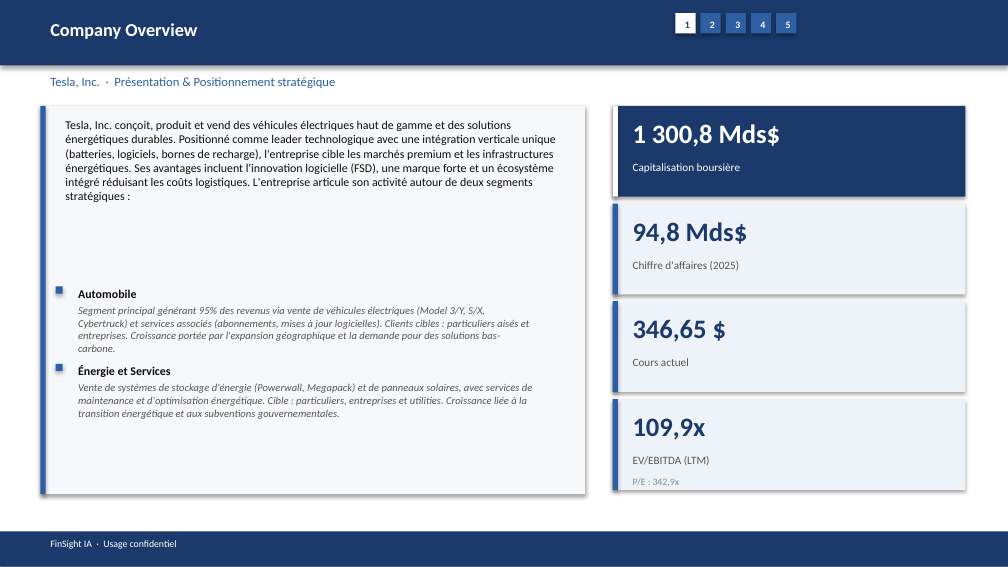
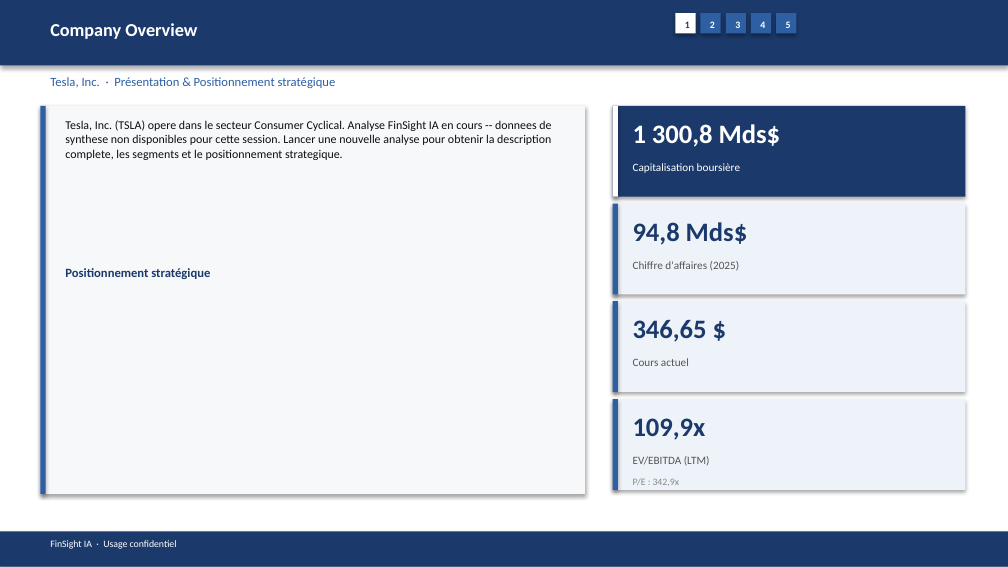
Before and after one commit to baptistejeh07-art/finsight-ia, a slide deck: slide 5 of preview/TSLA/TSLA_pitchbook.pptx. Drawn at 1008x567 pixels with LibreOffice and Linux fonts; fonts in the diff are those of the drawing. Boxes give left, top, right and bottom in pixels: in the first picture for what was removed or moved away, otherwise in the second. Text is boxed around its words. In the diff, an @@ line names an element or a change of style, - is before the commit and + after.

Commit message:
chore(preview): TSLA outputs regeneres

```diff
--- a/preview/TSLA/TSLA_pitchbook.pptx
+++ b/preview/TSLA/TSLA_pitchbook.pptx
@@ text at box(65, 120, 551, 160): text changed @@
-Tesla, Inc. conçoit, produit et vend des véhicules électriques haut de gamme et des solutions énergétiques durables. Positionné comme leader technologique avec une intégration verticale unique (batteries, logiciels, bornes de recharge), l'entreprise cible les marchés premium et les infrastructures énergétiques. Ses avantages incluent l'innovation logicielle (FSD), une marque forte et un écosystème intégré réduisant les coûts logistiques. L'entreprise articule son activité autour de deux segments stratégiques :
+Tesla, Inc. (TSLA) opere dans le secteur Consumer Cyclical. Analyse FinSight IA en cours -- donnees de synthese non disponibles pour cette session. Lancer une nouvelle analyse pour obtenir la description complete, les segments et le positionnement strategique.
@@ text added at box(65, 268, 210, 279), 9 pt, text #1B3A6B, bold @@
+Positionnement stratégique
@@ rectangle removed at box(55, 286, 62, 293) @@
@@ text removed at box(78, 289, 136, 298) @@
-Automobile
@@ text removed at box(78, 306, 530, 352) @@
-Segment principal générant 95% des revenus via vente de véhicules électriques (Model 3/Y, S/X, Cybertruck) et services associés (abonnements, mises à jour logicielles). Clients cibles : particuliers aisés et entreprises. Croissance portée par l'expansion géographique et la demande pour des solutions bas-carbone.
@@ rectangle removed at box(55, 364, 62, 371) @@
@@ text removed at box(78, 366, 170, 377) @@
-Énergie et Services
@@ text removed at box(78, 383, 532, 419) @@
-Vente de systèmes de stockage d'énergie (Powerwall, Megapack) et de panneaux solaires, avec services de maintenance et d'optimisation énergétique. Cible : particuliers, entreprises et utilities. Croissance liée à la transition énergétique et aux subventions gouvernementales.
```
Also in this commit, not shown: 15 other slides changed, 4 other files.
